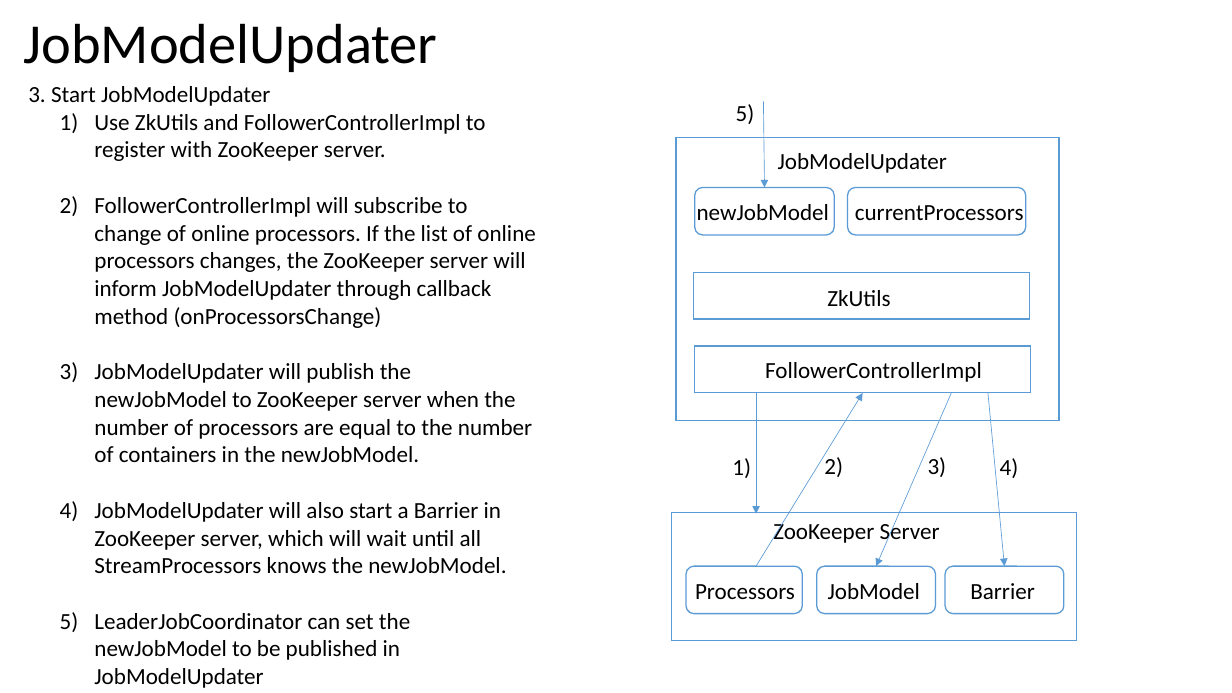
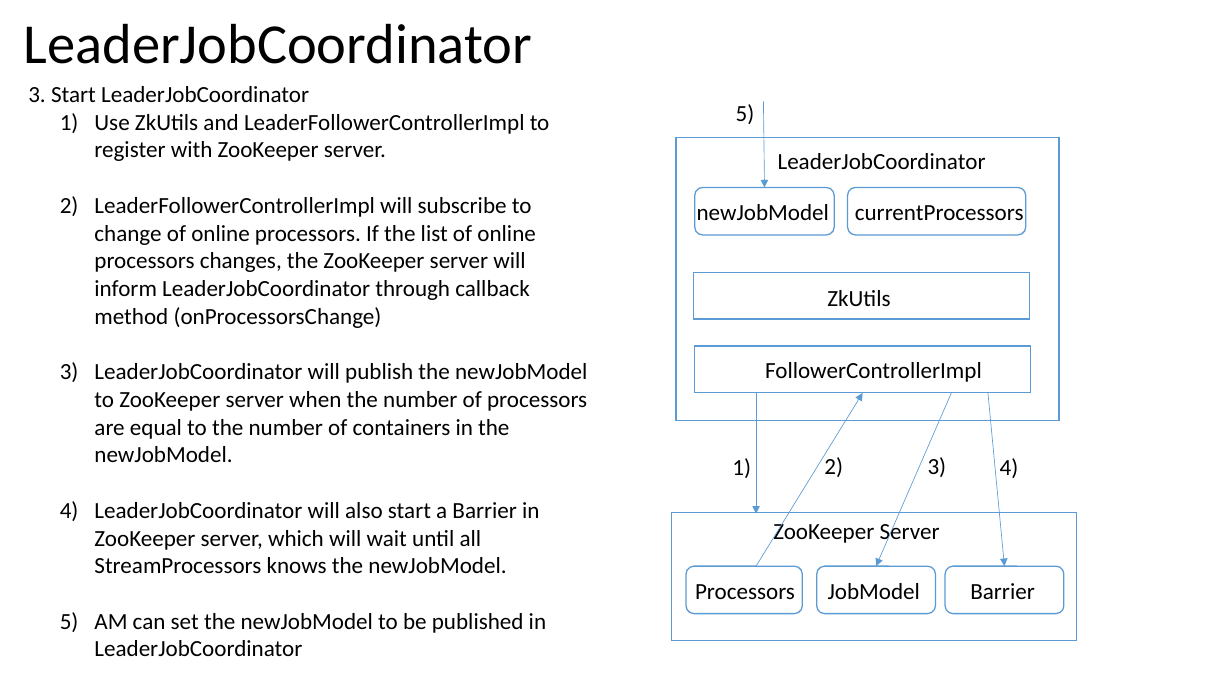
Before and after one commit to Swrrt/Samza-Documents, a slide deck: slide 6 of Documentation/Samza-Snapshot.pptx (slide 3 before the commit). Drawn at 1232x693 pixels with LibreOffice and Linux fonts; fonts in the diff are those of the drawing. Boxes give left, top, right and bottom in pixels: in the first picture for what was removed or moved away, otherwise in the second. Text is boxed around its words. In the diff, an @@ line names an element or a change of style, - is before the commit and + after.

Commit message:
refactor

```diff
--- a/Documentation/Samza-Snapshot.pptx
+++ b/Documentation/Samza-Snapshot.pptx
@@ title at bbox=[24, 23, 533, 64]: text changed @@
-JobModelUpdater
+LeaderJobCoordinator
@@ text at bbox=[28, 86, 309, 102]: text changed @@
-3. Start JobModelUpdater
+3. Start LeaderJobCoordinator
@@ text at bbox=[94, 114, 587, 656]: text changed @@
-1) Use ZkUtils and FollowerControllerImpl to register with ZooKeeper server.
-2) FollowerControllerImpl will subscribe to change of online processors. If the list of online processors changes, the ZooKeeper server will inform JobModelUpdater through callback method (onProcessorsChange)
-3) JobModelUpdater will publish the newJobModel to ZooKeeper server when the number of processors are equal to the number of containers in the newJobModel.
-4) JobModelUpdater will also start a Barrier in ZooKeeper server, which will wait until all StreamProcessors knows the newJobModel.
-5) LeaderJobCoordinator can set the newJobModel to be published in JobModelUpdater
+1) Use ZkUtils and LeaderFollowerControllerImpl to register with ZooKeeper server.
+2) LeaderFollowerControllerImpl will subscribe to change of online processors. If the list of online processors changes, the ZooKeeper server will inform LeaderJobCoordinator through callback method (onProcessorsChange)
+3) LeaderJobCoordinator will publish the newJobModel to ZooKeeper server when the number of processors are equal to the number of containers in the newJobModel.
+4) LeaderJobCoordinator will also start a Barrier in ZooKeeper server, which will wait until all StreamProcessors knows the newJobModel.
+5) AM can set the newJobModel to be published in LeaderJobCoordinator
@@ text at bbox=[778, 153, 986, 169]: text changed @@
-JobModelUpdater
+LeaderJobCoordinator
```
Also in this commit, not shown: 3 other slides changed, 3 slides added.
